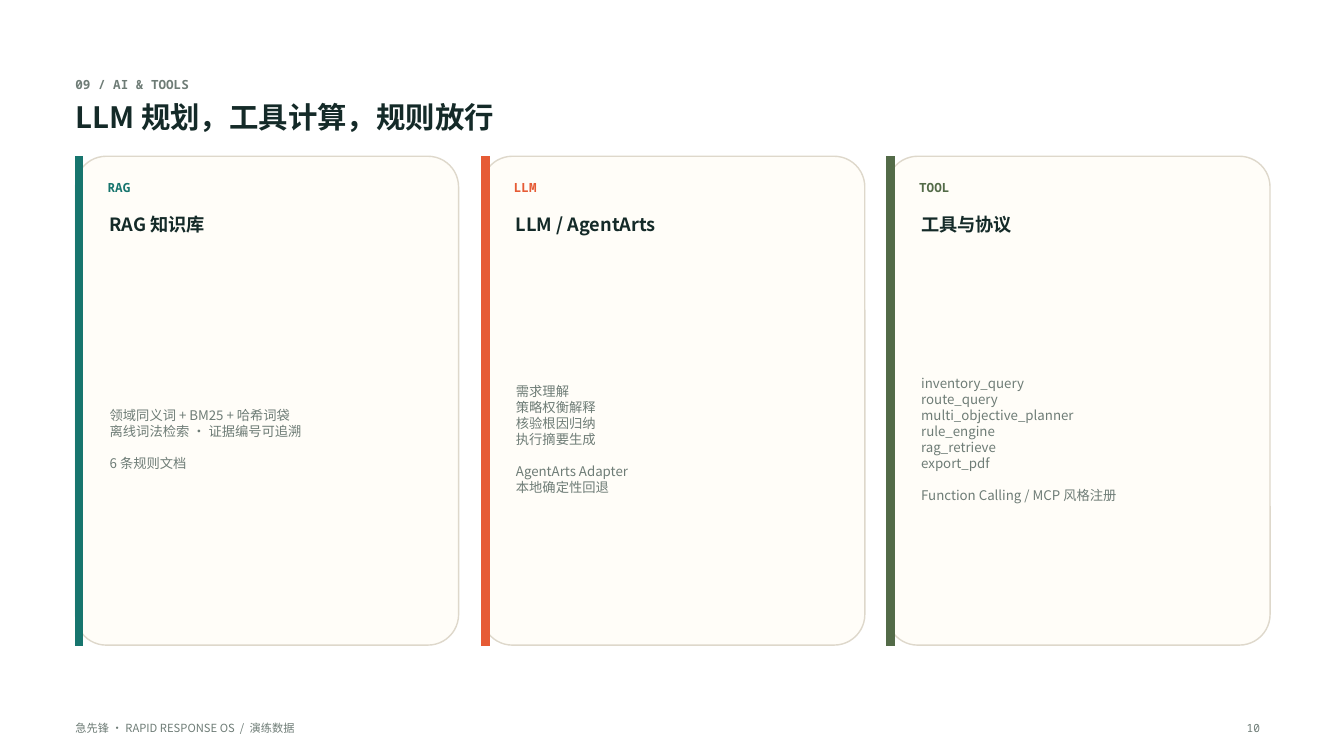
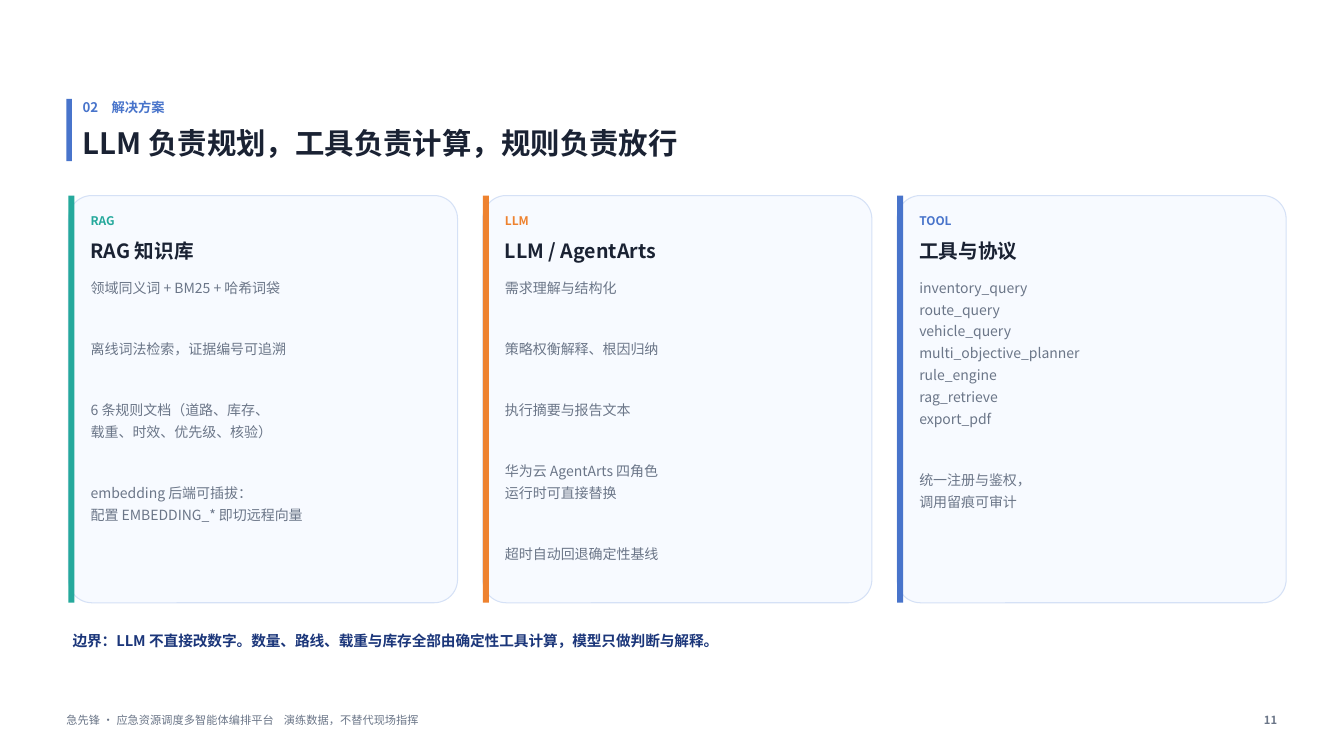
Before and after one commit to Jtyang123/jixianfeng, a slide deck: slide 11 of docs/急先锋_项目讲解PPT.pptx (slide 10 before the commit). Drawn at 1344x756 pixels with LibreOffice and Linux fonts; fonts in the diff are those of the drawing; background and template pictures are left out. Boxes give left, top, right and bottom in pixels: in the first picture for what was removed or moved away, otherwise in the second. Text is boxed around its words. In the diff, an @@ line names an element or a change of style, - is before the commit and + after.

```diff
--- a/docs/急先锋_项目讲解PPT.pptx
+++ b/docs/急先锋_项目讲解PPT.pptx
@@ text removed at (75,80,189,89) @@
-09 / AI & TOOLS
@@ rectangle added at (67,99,73,161), fill #4874CB @@
@@ text added at (83,101,165,113), 9.5 pt, text #4874CB, bold @@
+02 解决方案
@@ text at (83,129,677,158): text changed; text colour #142A28 to #1A2233 @@
-LLM 规划，工具计算，规则放行
+LLM 负责规划，工具负责计算，规则负责放行
@@ rounded rectangle: place and size @@
-rounded rectangle at (76,156,459,645)
+rounded rectangle at (69,196,458,603)
@@ rectangle: place and size @@
-rectangle at (76,156,83,645)
+rectangle at (69,196,75,603)
@@ rectangle at (69,196,75,603): fill #17756E to #25A99C; outline #17756E 1 pt to none @@
@@ rounded rectangle: place and size @@
-rounded rectangle at (482,156,865,645)
+rounded rectangle at (483,196,872,603)
@@ rectangle: place and size @@
-rectangle at (482,156,489,645)
+rectangle at (483,196,489,603)
@@ rectangle at (483,196,489,603): fill #E65B35 to #EE822F; outline #E65B35 1 pt to none @@
@@ fill #FFFDF8 to #F7FAFF; outline #DED8CB 1 pt to #D5E1F6 0.75 pt; proportions changed in 3 elements at (69,196,458,603), (483,196,872,603), (897,196,1287,603) @@
@@ rounded rectangle: place and size @@
-rounded rectangle at (887,156,1270,645)
+rounded rectangle at (897,196,1287,603)
@@ rectangle: place and size @@
-rectangle at (887,156,894,645)
+rectangle at (897,196,903,603)
@@ rectangle at (897,196,903,603): fill #536B48 to #4874CB; outline #536B48 1 pt to none @@
@@ text "RAG 知识库": place and size @@
-text "RAG 知识库" at (110,215,205,233)
+text "RAG 知识库" at (91,241,194,260)
@@ text "RAG": place and size @@
-text "RAG" at (108,183,131,192)
+text "RAG" at (91,216,115,225)
@@ text "RAG" at (91,216,115,225): size 9 to 8.5 pt, font Noto Sans Mono to Noto Sans CJK SC, text colour #17756E to #25A99C; line spacing 1 to 1.15; vertical alignment middle to top @@
@@ text "LLM / AgentArts": place and size @@
-text "LLM / AgentArts" at (516,217,656,236)
+text "LLM / AgentArts" at (505,243,656,263)
@@ text "LLM": place and size @@
-text "LLM" at (514,183,537,192)
+text "LLM" at (505,216,529,225)
@@ text "LLM" at (505,216,529,225): size 9 to 8.5 pt, font Noto Sans Mono to Noto Sans CJK SC, text colour #E65B35 to #EE822F; line spacing 1 to 1.15; vertical alignment middle to top @@
@@ size 13 to 14 pt, text colour #142A28 to #1A2233; line spacing 1 to 1.15; vertical alignment middle to top in 3 elements at (505,243,656,263), (91,241,194,260), (919,241,1017,260) @@
@@ text "工具与协议": place and size @@
-text "工具与协议" at (921,215,1012,233)
+text "工具与协议" at (919,241,1017,260)
@@ text "TOOL": place and size @@
-text "TOOL" at (919,183,949,192)
+text "TOOL" at (919,216,951,225)
@@ text "TOOL" at (919,216,951,225): size 9 to 8.5 pt, font Noto Sans Mono to Noto Sans CJK SC, text colour #536B48 to #4874CB; line spacing 1 to 1.15; vertical alignment middle to top @@
@@ text at (91,281,303,522): text changed; size 9.5 to 10 pt; text colour #6E7C76 to #6B7688 @@
-领域同义词 + BM25 + 哈希词袋
-离线词法检索 · 证据编号可追溯
-6 条规则文档
+领域同义词 + BM25 + 哈希词袋
+离线词法检索，证据编号可追溯
+6 条规则文档（道路、库存、
+载重、时效、优先级、核验）
+embedding 后端可插拔：
+配置 EMBEDDING_* 即切远程向量
@@ vertical alignment middle to top in 4 elements at (83,129,677,158), (91,281,303,522), (919,282,1079,508), (505,281,659,560) @@
@@ text at (505,281,659,560): text changed; size 9.5 to 10 pt; text colour #6E7C76 to #6B7688 @@
-需求理解
-策略权衡解释
-核验根因归纳
-执行摘要生成
-AgentArts Adapter
-本地确定性回退
+需求理解与结构化
+策略权衡解释、根因归纳
+执行摘要与报告文本
+华为云 AgentArts 四角色
+运行时可直接替换
+超时自动回退确定性基线
@@ text at (919,282,1079,508): text changed; size 9.5 to 10 pt; text colour #6E7C76 to #6B7688 @@
-inventory_query
-route_query
-multi_objective_planner
-rule_engine
-rag_retrieve
-export_pdf
-Function Calling / MCP 风格注册
+inventory_query
+route_query
+vehicle_query
+multi_objective_planner
+rule_engine
+rag_retrieve
+export_pdf
+统一注册与鉴权，
+调用留痕可审计
@@ text added at (73,633,718,648), 10.5 pt, text #1B367A, bold @@
+边界：LLM 不直接改数字。数量、路线、载重与库存全部由确定性工具计算，模型只做判断与解释。
@@ text added at (66,714,419,725), 8 pt, text #6B7688 @@
+急先锋 · 应急资源调度多智能体编排平台 演练数据，不替代现场指挥
@@ text added at (1264,715,1277,724), 8 pt, text #6B7688, bold @@
+11
@@ text removed at (75,723,295,733) @@
-急先锋 · RAPID RESPONSE OS / 演练数据
@@ text removed at (1247,724,1260,732) @@
-10
```
Also in this commit, not shown: 9 other slides changed, 6 slides added, 5 slides removed, 6 other files.
